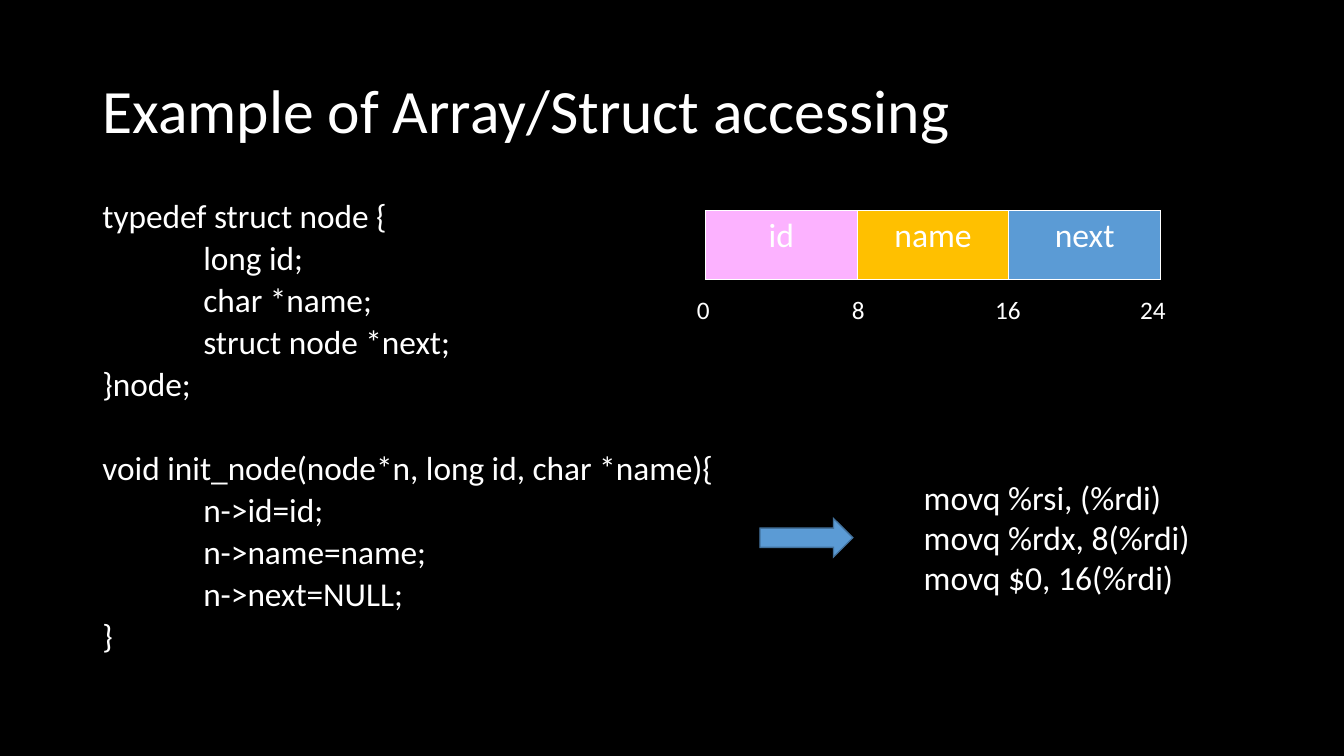
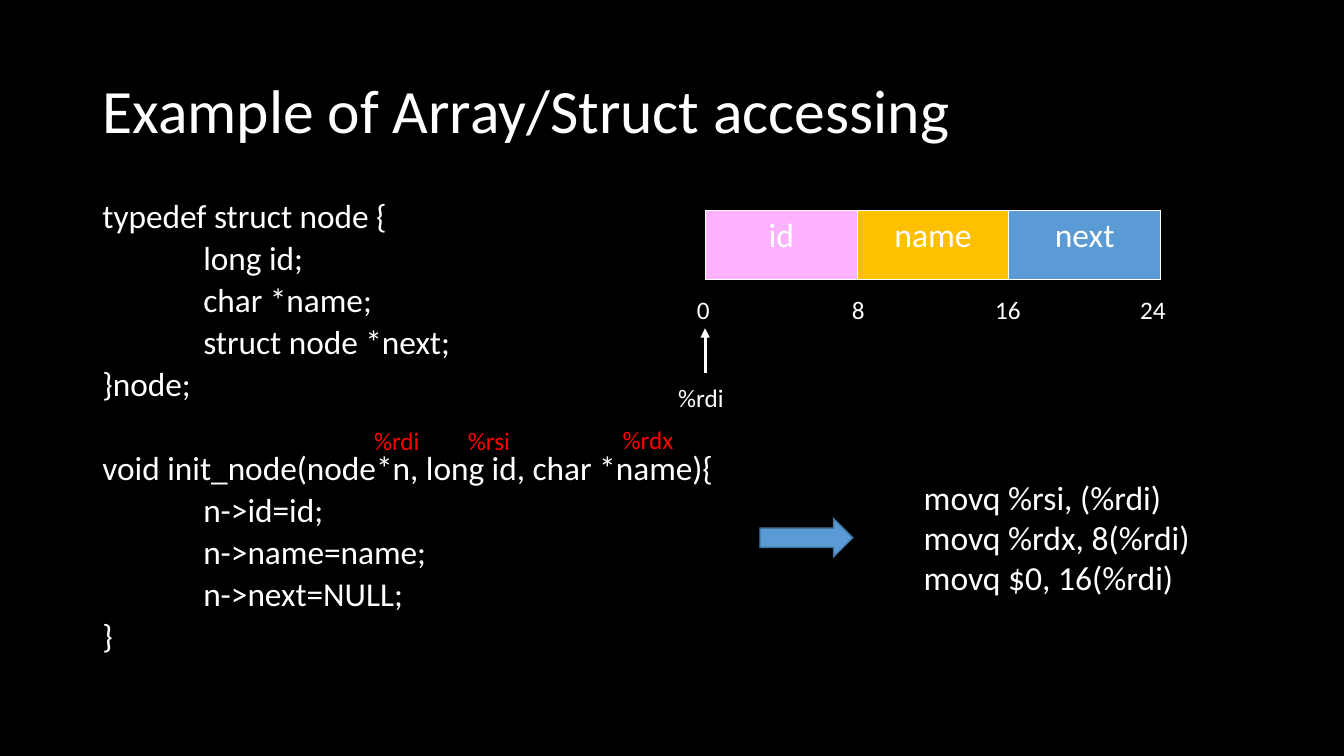
Before and after one commit to NYU-CSO/nyu-cso.github.io, a slide deck: slide 32 of rec-notes/r09.pptx (slide 29 before the commit). Drawn at 1344x756 pixels with LibreOffice and Linux fonts; fonts in the diff are those of the drawing. Boxes give left, top, right and bottom in pixels: in the first picture for what was removed or moved away, otherwise in the second. Text is boxed around its words. In the diff, an @@ line names an element or a change of style, - is before the commit and + after.

```diff
--- a/rec-notes/r09.pptx
+++ b/rec-notes/r09.pptx
@@ arrow added from (705, 374) to (705, 329), #FFFFFF 2.25 pt @@
@@ text added at (x1=678, y1=389, x2=723, y2=408), 18 pt, text #FFFFFF @@
+%rdi
@@ text added at (x1=374, y1=432, x2=419, y2=457), 18 pt, text #FF0000 @@
+%rdi
@@ text added at (x1=468, y1=432, x2=510, y2=451), 18 pt, text #FF0000 @@
+%rsi
@@ text added at (x1=623, y1=431, x2=674, y2=449), 18 pt, text #FF0000 @@
+%rdx
```
Also in this commit, not shown: 6 other slides changed, 40 slides added, 23 slides removed, 1 other file.
